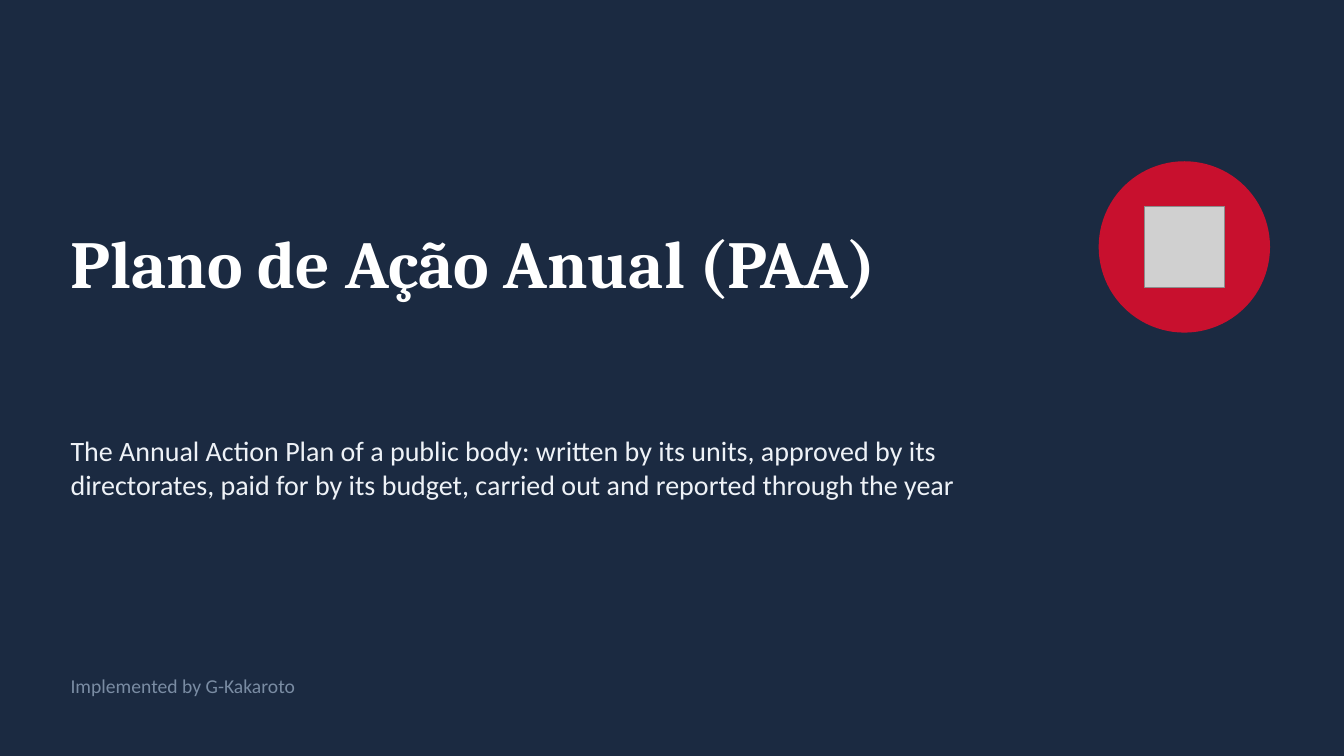
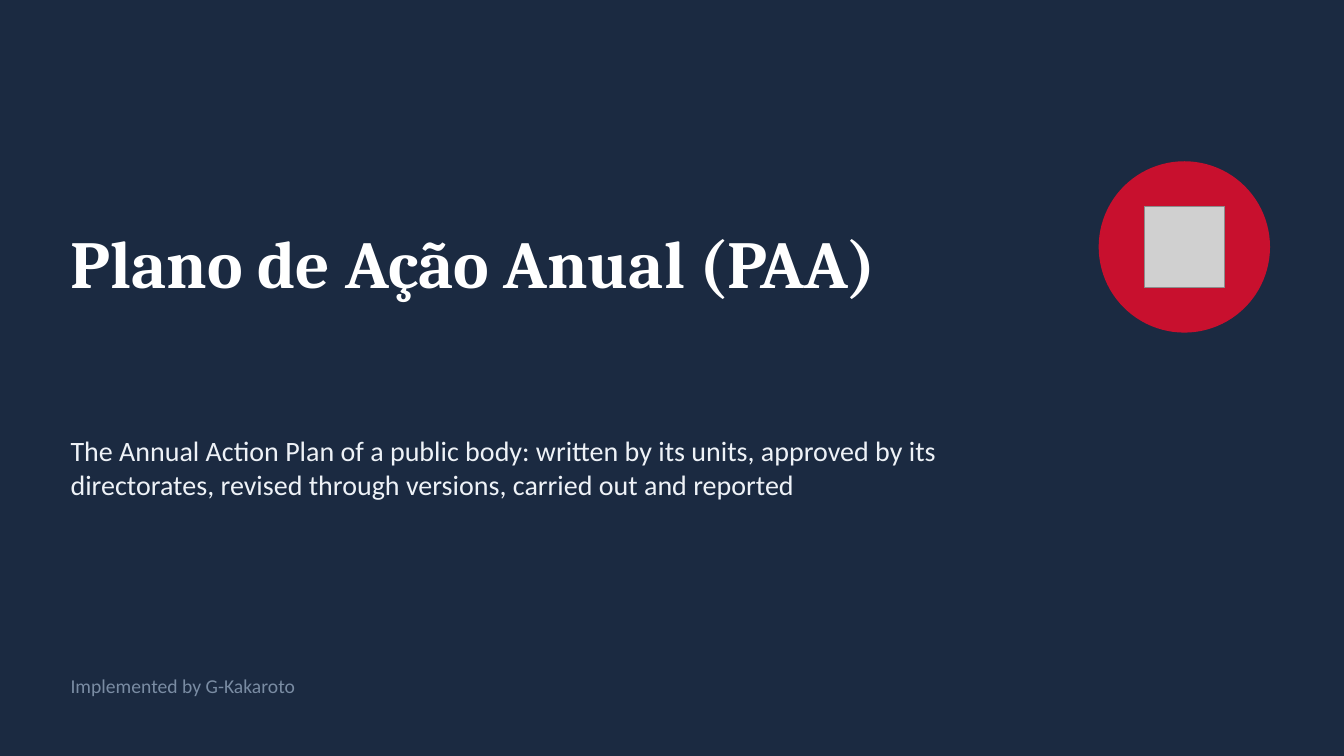
Before and after one commit to gokugohan/Sistema-de-Planeamento-Anual-e-Orsamento, a slide deck: slide 1 of docs/Sistema-PAA-apresentacao-v5.pptx. Drawn at 1344x756 pixels with LibreOffice and Linux fonts; fonts in the diff are those of the drawing; grey boxes stand for pictures. Boxes give left, top, right and bottom in pixels: in the first picture for what was removed or moved away, otherwise in the second. Text is boxed around its words. In the diff, an @@ line names an element or a change of style, - is before the commit and + after.

```diff
--- a/docs/Sistema-PAA-apresentacao-v5.pptx
+++ b/docs/Sistema-PAA-apresentacao-v5.pptx
@@ text at (x1=71, y1=441, x2=936, y2=500): text changed @@
-The Annual Action Plan of a public body: written by its units, approved by its directorates, paid for by its budget, carried out and reported through the year
+The Annual Action Plan of a public body: written by its units, approved by its directorates, revised through versions, carried out and reported
```
Also in this commit, not shown: 6 other slides changed, 2 slides added, 1 slide removed, 40 other files.
